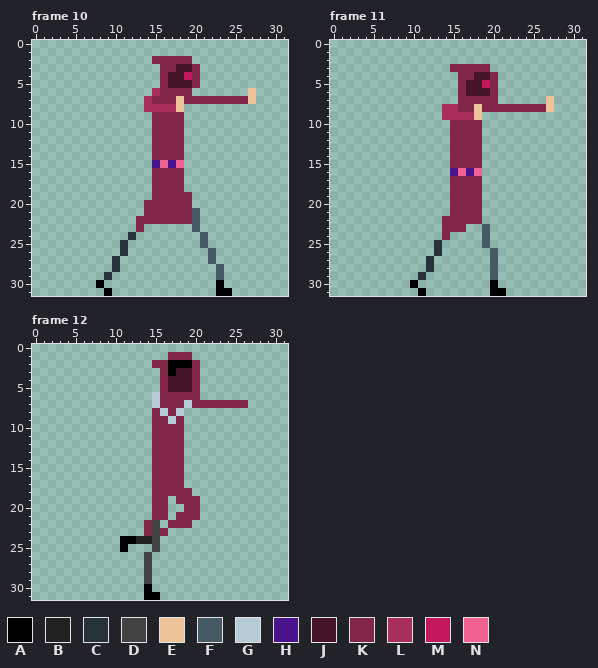
A pixel-art file gets an edit: SkeletonSlayerUnity/Assets/ASSETS_ROOT/animations/main_char/asperite/main--char-mage-rework-newhead-animation.aseprite. Above is the file before it was changed.
32x32 pixels, 33 frames. Colours within 5 levels of each other are drawn and written as one. Shown: frame 10, frame 11, frame 12. The commit also changed other frames, which this record leaves out.
Palette (. is transparent): A #000000  B #212121  C #263238  D #424242  E #eec39a  F #455a64  G #b5ccd7  H #4a148c  J #451426  K #822647  L #a92e5a  M #c2185b  N #f06292
Pixels before, frame 10, first column x 8:
 2 .......KKKKK........
 3 ........KKJJK.......
 4 ........KJJMK.......
 5 ........KJJJK.......
 6 .......LKKKK.......E
 7 ......LKKKEKKKKKKKKE
 8 ......LLLLE.........
 9 .......KKKK.........
10 .......KKKK.........
11 .......KKKK.........
12 .......KKKK.........
13 .......KKKK.........
14 .......KKKK.........
15 .......HNHN.........
16 .......KKKK.........
17 .......KKKK.........
18 .......KKKK.........
19 .......KKKKK........
20 ......KKKKKK........
21 ......KKKKKKF.......
22 .....KKKKKKKF.......
23 .....K......F.......
24 ....C........F......
25 ...C.........F......
26 ...C..........F.....
27 ..C...........F.....
28 ..C............F....
29 .C.............F....
30 A..............A....
31 .A.............AA...
Pixels before, frame 11, first column x 10:
 3 .....KKKKK........
 4 ......KKJJK.......
 5 ......KJJMK.......
 6 ......KJJJK.......
 7 ......KKKKK......E
 8 ....LLKKEKKKKKKKKE
 9 ....LLLLE.........
10 .....KKKK.........
11 .....KKKK.........
12 .....KKKK.........
13 .....KKKK.........
14 .....KKKK.........
15 .....KKKK.........
16 .....HNHN.........
17 .....KKKK.........
18 .....KKKK.........
19 .....KKKK.........
20 .....KKKK.........
21 .....KKKK.........
22 ....KKKKK.........
23 ....KKK..F........
24 ....K....F........
25 ...C.....F........
26 ...C......F.......
27 ..C.......F.......
28 ..C.......F.......
29 .C........F.......
30 A.........A.......
31 .A........AA......
Pixels before, frame 12, first column x 11:
 1 ......KKK.......
 2 ....KKAAAK......
 3 .....KAJJK......
 4 .....KJJJK......
 5 .....KJJJK......
 6 ....GKKKKK......
 7 ....GKKKGKKKKKKK
 8 ....KGKG........
 9 ....KKGK........
10 ....KKKK........
11 ....KKKK........
12 ....KKKK........
13 ....KKKK........
14 ....KKKK........
15 ....KKKK........
16 ....KKKK........
17 ....KKKK........
18 ....KKKKK.......
19 ....KK.KKK......
20 ....KK..KK......
21 ....KK.KKK......
22 ...KD.KKK.......
23 ...KDK..........
24 AABBD...........
25 A...D...........
26 ...D............
27 ...D............
28 ...D............
29 ...D............
30 ...A............
31 ...AA...........
After the commit:
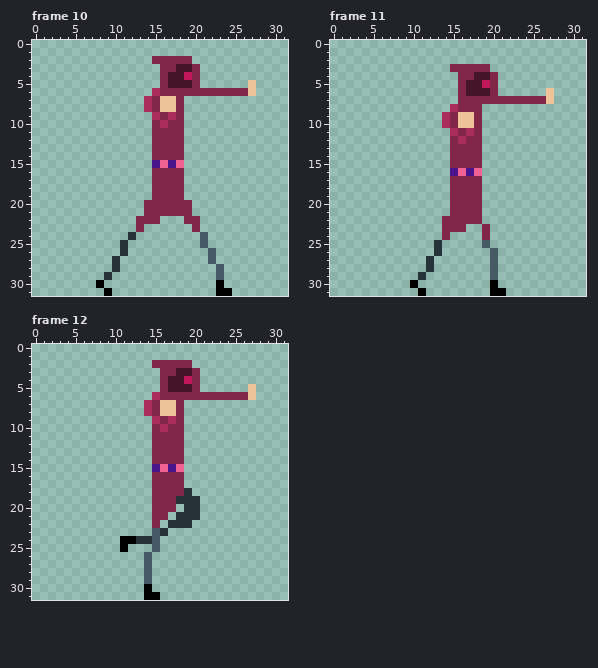
Difference:
Frame 10:
y 5: x 27 . -> E
y 6: x 20..26 ....... -> KKKKKKK
y 7: x 16..27 KKEKKKKKKKKE -> EEK.........
y 8: x 15..18 LLLE -> KEEK
y 9: x 15 K -> L; x 17 K -> L
y 10: x 16 K -> L
y 19: x 19 K -> .
y 21: x 20 F -> .
y 22: x 16..18 KKK -> ...; x 20 F -> K
y 23: x 20 F -> K
Frame 11:
y 6: x 27 . -> E
y 7: x 21..26 ...... -> KKKKKK
y 8: x 14 L -> .; x 18..27 EKKKKKKKKE -> K.........
y 9: x 15..18 LLLE -> KEEK
y 10: x 14 . -> L; x 16..17 KK -> EE
y 11: x 15 K -> L; x 17 K -> L
y 12: x 16 K -> L
y 23..24: x 19 F -> K
Frame 12:
y 1: x 17..19 KKK -> ...
y 2: x 17..20 AAAK -> KKK.
y 3: x 17 A -> K
y 4: x 19 J -> M
y 5: x 27 . -> E
y 6: x 15 G -> L; x 21..27 ....... -> KKKKKKE
y 7: x 14..17 .GKK -> LKEE; x 19..26 GKKKKKKK -> ........
y 8: x 14 . -> L; x 16..18 GKG -> EEK
y 9: x 15 K -> L; x 17 G -> L
y 10: x 16 K -> L
y 15: x 15..18 KKKK -> HNHN
y 18: x 19 K -> C
y 19: x 17..20 .KKK -> KCCC
y 20: x 17 . -> K; x 19..20 KK -> CC
y 21: x 18..20 KKK -> CCC
y 22: x 14..15 KD -> .K; x 17..19 KKK -> CCC
y 23: x 14..16 KDK -> .FC
y 24: x 13..15 BBD -> CCF
y 25: x 15 D -> F
y 26..29: x 14 D -> F
Where, in picture pixels (left, top, right, bottom), the same in both pictures:
changed: (152, 80, 256, 128)
changed: (160, 192, 200, 232)
changed: (442, 88, 554, 144)
changed: (482, 224, 490, 240)
changed: (144, 352, 256, 432)
changed: (136, 464, 200, 584)
